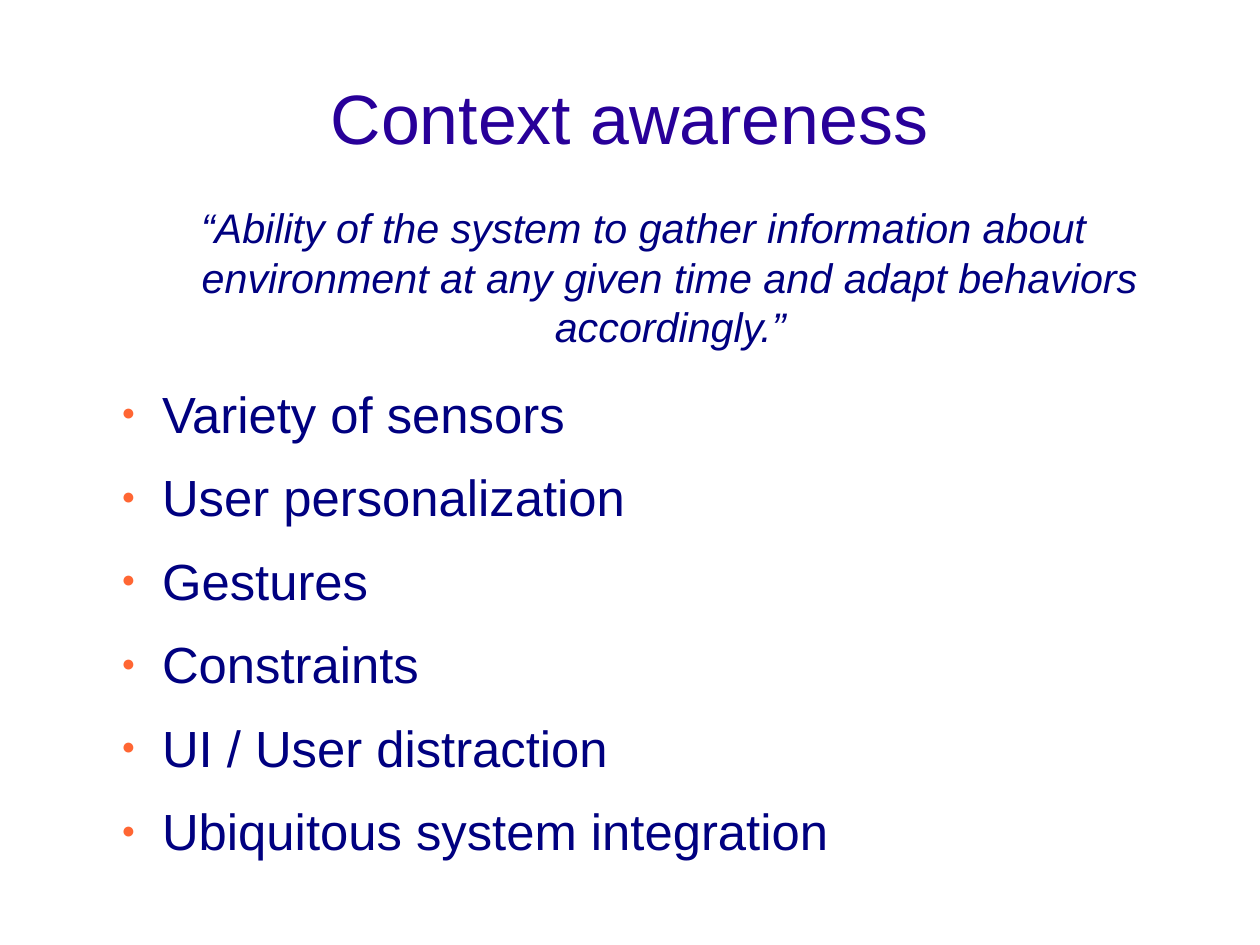
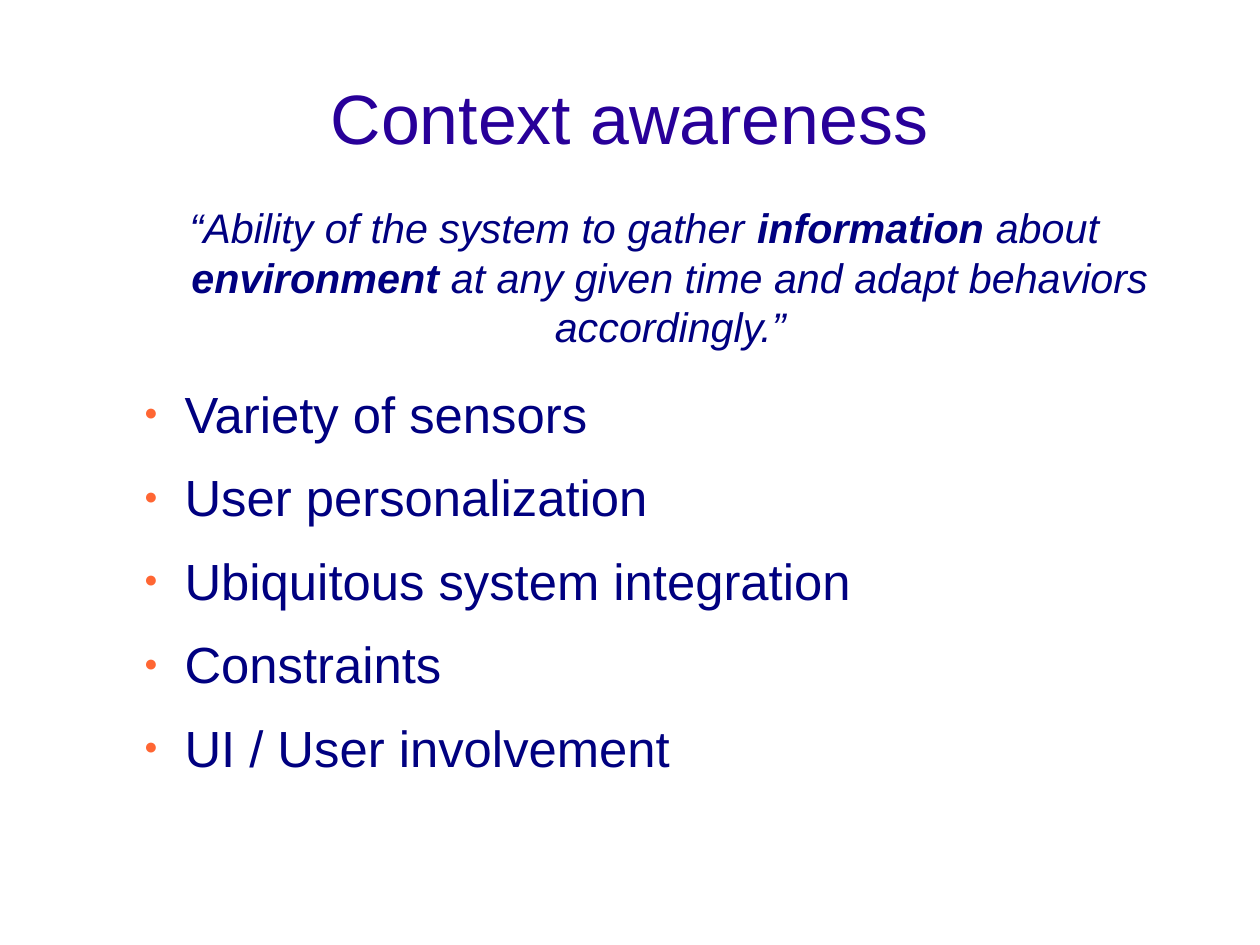
Before and after one commit to Sifis-Develop/Spoon-Knife, a slide deck: slide 5 of into_mobile.odp. Drawn at 1260x945 pixels with LibreOffice and Linux fonts; fonts in the diff are those of the drawing; background and template pictures are left out. Boxes give left, top, right and bottom in pixels: in the first picture for what was removed or moved away, otherwise in the second. Text is boxed around its words. In the diff, an @@ line names an element or a change of style, - is before the commit and + after.

```diff
--- a/into_mobile.odp
+++ b/into_mobile.odp
@@ text "“Ability of the system to ..." at box(190, 213, 1148, 350): bold on in "information environment" @@
@@ text "Variety of sensors": place and size @@
-text "Variety of sensors" at box(162, 396, 828, 861)
+text "Variety of sensors" at box(185, 396, 850, 768)
@@ text at box(185, 563, 850, 610): text changed @@
-● Gestures
+● Ubiquitous system integration
@@ text at box(185, 730, 670, 768): text changed @@
-● UI / User distraction
-● Ubiquitous system integration
+● UI / User involvement
```
Also in this commit, not shown: 5 other slides changed, 1 slide added, 1 slide removed, 1 other file.
